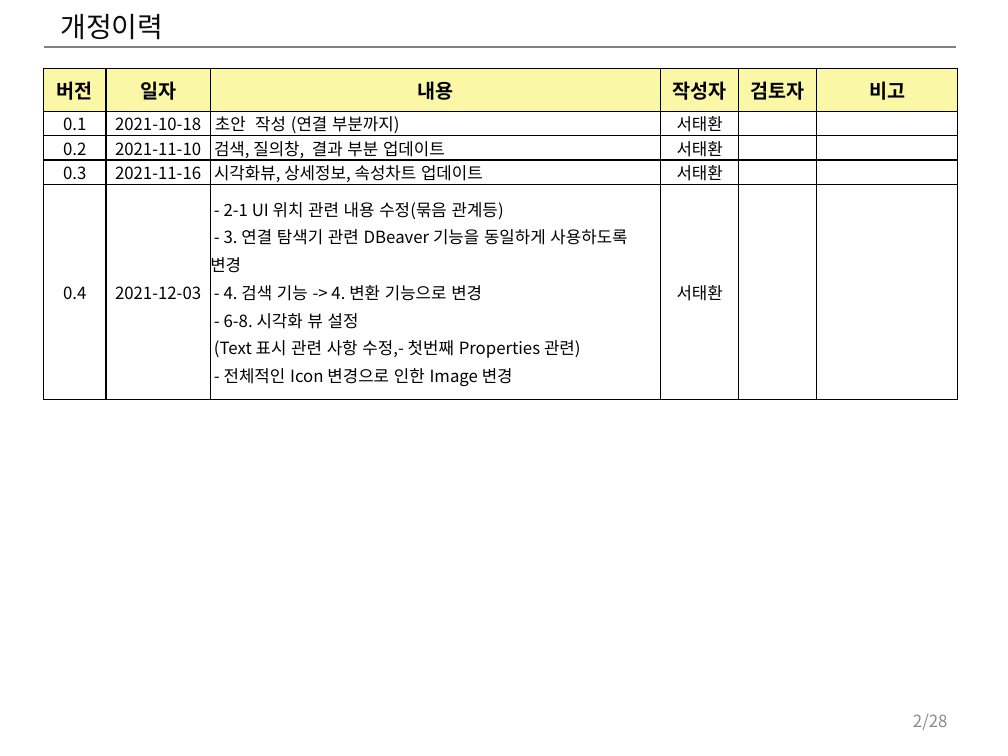
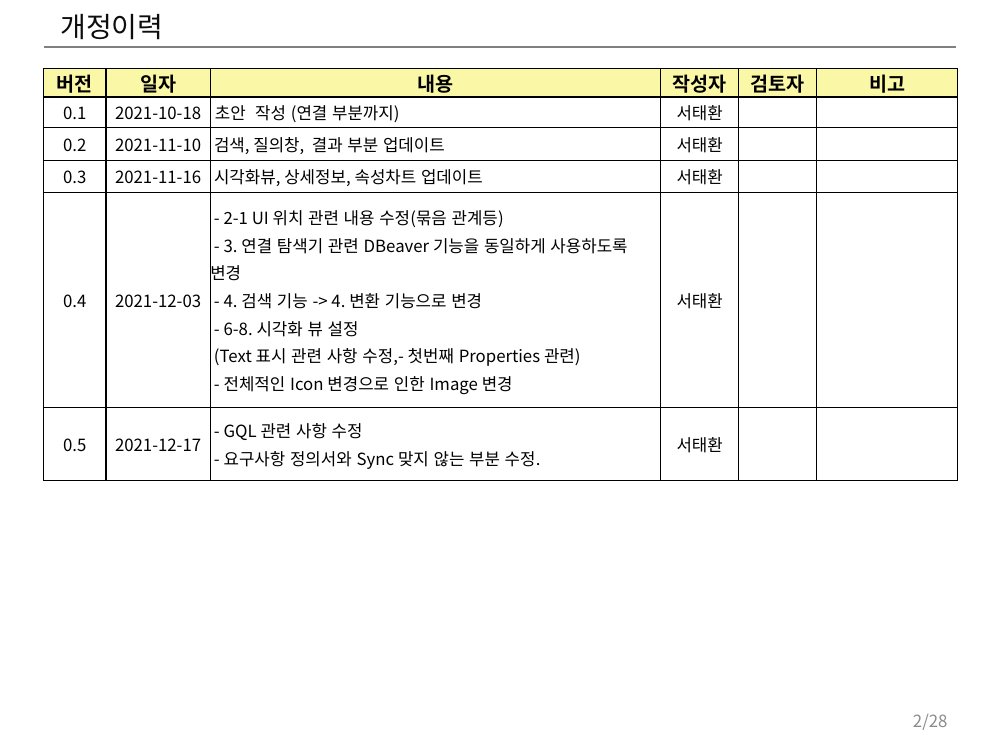
Before and after one commit to postech-dblab-iitp/visual-tool, a slide deck: slide 2 of ViT_docs/시각화도구_UI_UX_기획서.pptx. Drawn at 1008x756 pixels with LibreOffice and Linux fonts; fonts in the diff are those of the drawing. Boxes give left, top, right and bottom in pixels: in the first picture for what was removed or moved away, otherwise in the second. Text is boxed around its words. In the diff, an @@ line names an element or a change of style, - is before the commit and + after.

Commit message:
설계 스펙 변경으로 인한 요구사항 명세서 업데이트 및 타문서와 sync 작업 - Language 변경 : Gremlin -> GQL - Driver 명칭 수정 : Driver for IITP GDBMS -> Graph Driver - Table, 그림등 sync

```diff
--- a/ViT_docs/시각화도구_UI_UX_기획서.pptx
+++ b/ViT_docs/시각화도구_UI_UX_기획서.pptx
@@ table at (43,69,956,473) @@
+row 6: 0.5 | 2021-12-17 | - GQL 관련 사항 수정 / - 요구사항 정의서와 Sync 맞지 않는 부분 수정. | 서태환 |  | 
```
Also in this commit, not shown: 5 other slides changed, 2 other files.
